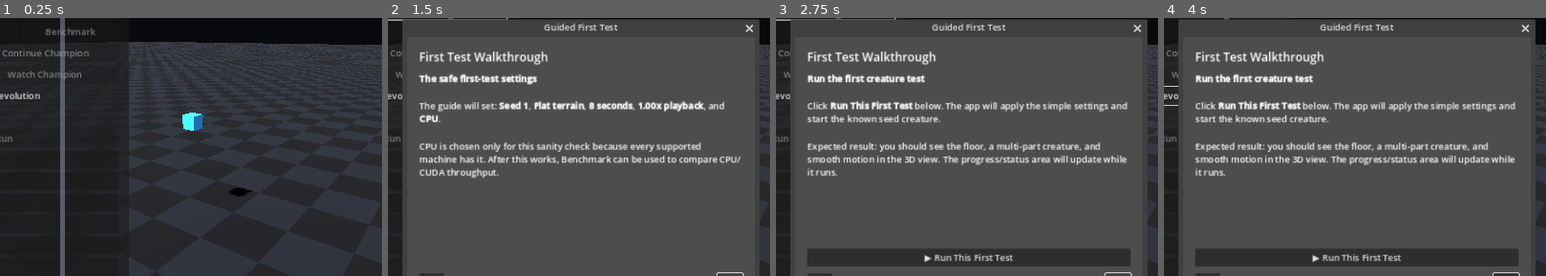
Above: before the commit, frames 1-4 (left to right).
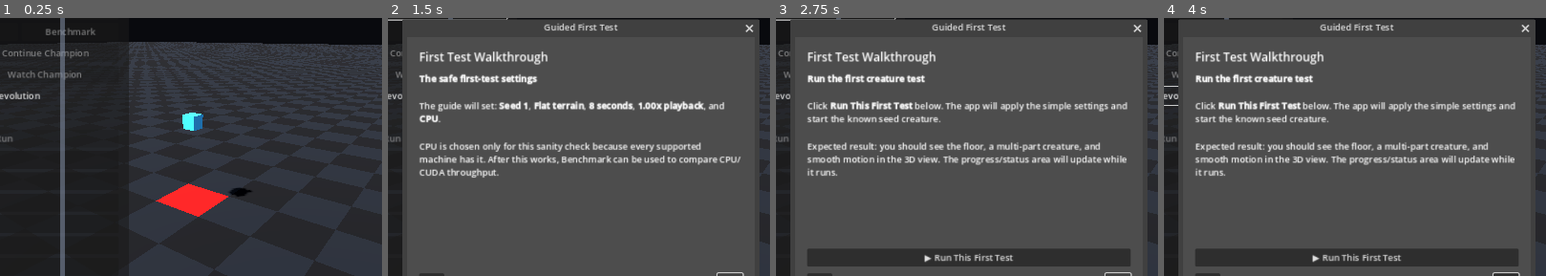
Above: after the commit, the same moments.

Repository: Quest79/Modern-3D-Creature-Evolution
Game: Godot game, scene res://main.tscn
Two runs of this game, one before a commit and one after it. Both use one fixed random seed, a clock stepped at 60 frames per second and the inputs below.
Inputs:
- Up to frame 1 (0.25 s): no input
- Up to frame 2 (1.5 s): click "▶ Guided First Test" at 0.5 s; click "Next" at 1.25 s
- Up to frame 3 (2.75 s): click "Next" at 2 s
- Up to frame 4 (4 s): click "[ ] Preview starting populati…" at 2.75 s; click "[X] Preview starting populati…" at 3.5 s
The pictures show only the part of the screen within x 25-75%, y 21-71%; the shares and areas given below are measured in that part.

The runs differ from the first frame. In frame 1, 1.3% of the frame differs, in the area x 40-60%, y 64-78%; in frame 2, less than 0.1%; in frame 3, less than 0.1%; in frame 4, less than 0.1%.

Commit message:
Keep population grid fixed and mark the center
* Keep population grid fixed and mark its center

* Use safe Godot syntax for fixed grid marker

* Align checker cells to the fixed population center

Diff:
--- a/apps/godot/main.gd
+++ b/apps/godot/main.gd
@@ -12,6 +12,7 @@
 const MIN_HUD_WIDTH := 160.0
 const MAX_HUD_WIDTH := 400.0
 const HUD_RESIZE_HANDLE_WIDTH := 8.0
+const POPULATION_GRID_CENTER_X := 2.2
 
 var _batch_spin: SpinBox
 var _workers_spin: SpinBox
@@ -153,6 +154,10 @@
 var _population_preview_multimesh: MultiMeshInstance3D
 var _population_preview_instance_count := 0
 var _population_preview_offsets: Array = []
+var _population_layout_offsets: Array = []
+var _population_layout_columns := 0
+var _population_layout_rows := 0
+var _population_layout_spacing := 0.0
 var _population_preview_sizes: Array = []
 var _population_preview_creature_ranges: Array = []
 var _population_visual_frames: Array = []
@@ -3119,7 +3124,9 @@
 
 uniform vec3 checker_dark : source_color = vec3(0.04, 0.045, 0.055);
 uniform vec3 checker_light : source_color = vec3(0.08, 0.09, 0.11);
+uniform vec3 center_color : source_color = vec3(0.62, 0.045, 0.045);
 uniform float checker_size = 2.0;
+uniform vec2 population_center_xz = vec2(0.0, 0.0);
 
 varying vec3 checker_world_position;
 
@@ -3128,9 +3135,18 @@
 }
 
 void fragment() {
-    vec2 cell = floor(checker_world_position.xz / checker_size);
+    vec2 centered = checker_world_position.xz - population_center_xz;
+    vec2 cell = floor((centered + vec2(checker_size * 0.5)) / checker_size);
     float parity = mod(cell.x + cell.y, 2.0);
-    ALBEDO = mix(checker_dark, checker_light, parity);
+    vec2 from_center = abs(centered);
+    bool in_center_marker =
+        from_center.x <= checker_size * 0.5
+        && from_center.y <= checker_size * 0.5;
+    if (in_center_marker) {
+        ALBEDO = center_color;
+    } else {
+        ALBEDO = mix(checker_dark, checker_light, parity);
+    }
     ROUGHNESS = 0.92;
     METALLIC = 0.0;
 }
@@ -3138,6 +3154,10 @@
 
     _ground_checker_material = ShaderMaterial.new()
     _ground_checker_material.shader = shader
+    _ground_checker_material.set_shader_parameter(
+        "population_center_xz",
+        Vector2(POPULATION_GRID_CENTER_X, 0.0)
+    )
     return _ground_checker_material
 
 
@@ -3980,6 +4000,7 @@
         _set_status("Elite kept must be smaller than population.")
         return
 
+    _reset_population_layout()
     _probe_mesh.visible = false
     _progress_bar.value = 0
     _has_evolution_champion = false
@@ -4099,6 +4120,7 @@
         _set_status("Elite kept must be smaller than population.")
         return
 
+    _reset_population_layout()
     _probe_mesh.visible = false
     _progress_bar.value = 0
     _metrics.text = "[color=#9aa7bd]Resuming evolution from checkpoint...[/color]"
@@ -6722,25 +6744,27 @@
     return parsed if typeof(parsed) == TYPE_ARRAY else []
 
 
-func _show_population_preview(genomes: Array, champion_index: int) -> void:
-    _clear_population_preview()
-    _clear_creature_meshes()
-    _probe_mesh.visible = false
-    if genomes.is_empty():
-        return
-
-    var columns := int(ceil(sqrt(float(genomes.size()))))
+func _reset_population_layout() -> void:
+    _population_layout_offsets.clear()
+    _population_layout_columns = 0
+    _population_layout_rows = 0
+    _population_layout_spacing = 0.0
+
+
+func _ensure_population_layout(genomes: Array) -> void:
+    if _population_layout_columns > 0:
+        _ensure_population_layout_capacity(genomes.size())
+        return
+
+    var target_count := maxi(genomes.size(), int(_population_spin.value))
+    target_count = maxi(target_count, 1)
+
     var maximum_span := 0.0
-    var total_segments := 0
-
     for genome_value in genomes:
         if typeof(genome_value) != TYPE_DICTIONARY:
             continue
         var genome: Dictionary = genome_value
-        var segments: Array = genome.get("segments", [])
-        total_segments += segments.size()
-
-        for segment_value in segments:
+        for segment_value in genome.get("segments", []):
             if typeof(segment_value) != TYPE_DICTIONARY:
                 continue
             var segment: Dictionary = segment_value
@@ -6755,11 +6779,60 @@
                     )
                 )
 
+    _population_layout_spacing = maxf(3.0, maximum_span * 2.2 + 1.0)
+    _population_layout_columns = maxi(
+        1,
+        int(ceil(sqrt(float(target_count))))
+    )
+    _population_layout_rows = maxi(
+        1,
+        int(ceil(float(target_count) / float(_population_layout_columns)))
+    )
+    _ensure_population_layout_capacity(target_count)
+
+
+func _ensure_population_layout_capacity(required_count: int) -> void:
+    if required_count <= _population_layout_offsets.size():
+        return
+    if _population_layout_columns <= 0:
+        return
+
+    var column_center := float(_population_layout_columns - 1) * 0.5
+    var row_center := float(_population_layout_rows - 1) * 0.5
+
+    for index in range(_population_layout_offsets.size(), required_count):
+        var row := int(index / _population_layout_columns)
+        var column := index % _population_layout_columns
+        _population_layout_offsets.append(
+            Vector3(
+                POPULATION_GRID_CENTER_X
+                    + (float(column) - column_center) * _population_layout_spacing,
+                0.0,
+                (float(row) - row_center) * _population_layout_spacing
+            )
+        )
+
+
+func _show_population_preview(genomes: Array, champion_index: int) -> void:
+    _clear_population_preview()
+    _clear_creature_meshes()
+    _probe_mesh.visible = false
+    if genomes.is_empty():
+        return
+
+    var total_segments := 0
+    for genome_value in genomes:
+        if typeof(genome_value) != TYPE_DICTIONARY:
+            continue
+        var genome: Dictionary = genome_value
+        var segments = genome.get("segments", [])
+        if typeof(segments) == TYPE_ARRAY:
+            total_segments += segments.size()
+
     if total_segments <= 0:
         return
 
-    var spacing := maxf(3.0, maximum_span * 2.2 + 1.0)
-    var rows := int(ceil(float(genomes.size()) / float(columns)))
+    _ensure_population_layout(genomes)
     _population_preview_offsets.clear()
     _population_preview_sizes.clear()
     _population_preview_creature_ranges.clear()
@@ -6790,13 +6863,8 @@
             continue
 
         var genome: Dictionary = genome_value
-        var row := int(index / columns)
-        var column := index % columns
-        var offset := Vector3(
-            2.2 + (float(column) - float(columns - 1) * 0.5) * spacing,
-            0.0,
-            (float(row) - float(rows - 1) * 0.5) * spacing
-        )
+        _ensure_population_layout_capacity(index + 1)
+        var offset: Vector3 = _population_layout_offsets[index]
         _population_preview_offsets.append(offset)
         var creature_start_index := instance_index
 
